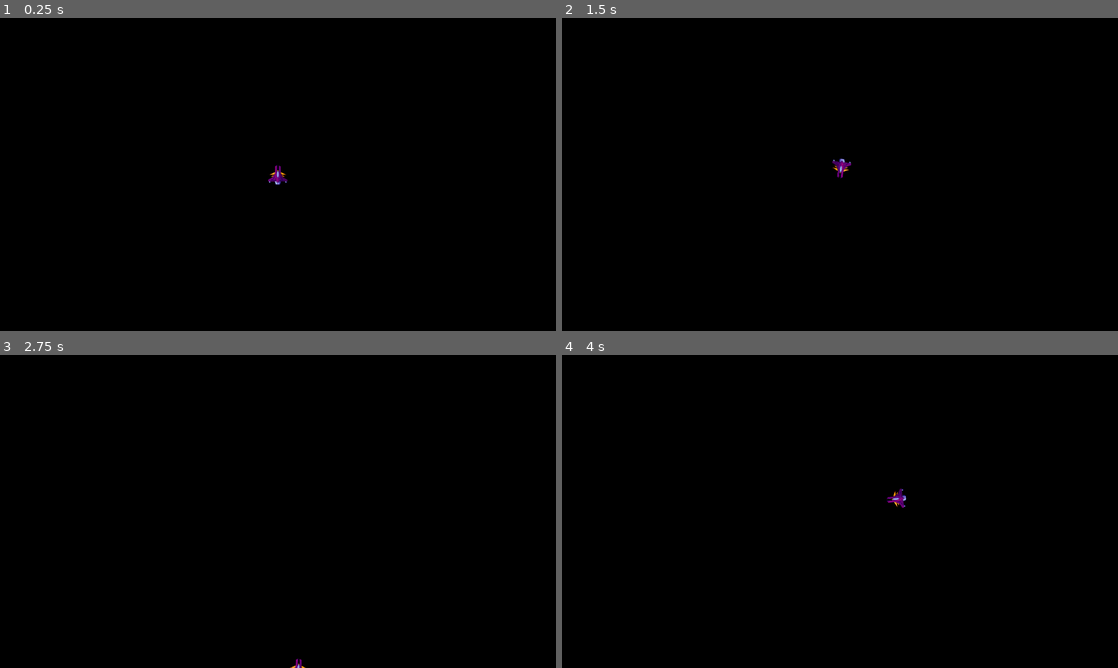
Above: before the commit, frames 1-4 (two rows, left to right).
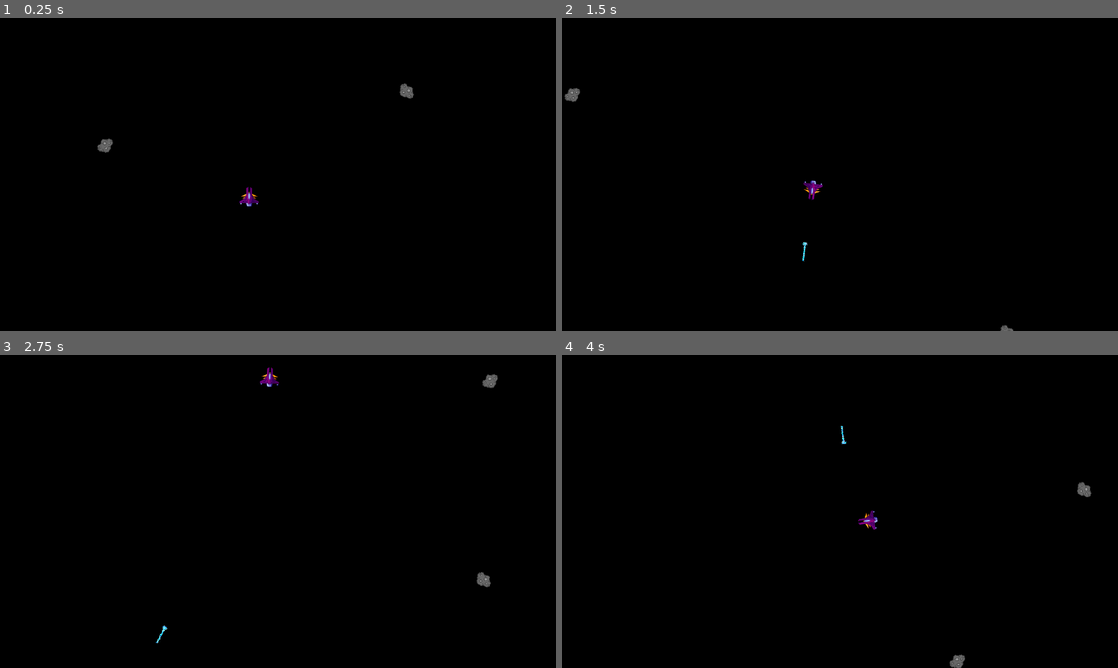
Above: after the commit, the same moments.

Repository: aellejann-cmyk/gamee-for-resaerch
Game: Godot game, scene res://scenes/game.tscn
Same seed, same stepped clock (60 frames per second), same inputs: the game is played once before the commit and once after it. Before the commit the project starts from res://scenes/player.tscn.
Inputs (mouse positions are in pixels of both pictures, inside the frame that each line leads up to):
- Up to frame 1 (0.25 s): no input
- Up to frame 2 (1.5 s): move the mouse to (962, 158) at 0.52 s; hold D (rotate_right) 0.53-1.28 s; click (962, 158) at 0.6 s; move the mouse to (728, 190) at 1.27 s; hold S (move_backward) from 1.28 s (still down); click (728, 190) at 1.35 s
- Up to frame 3 (2.75 s): move the mouse to (333, 442) at 2.02 s; release S (move_backward) at 2.03 s; hold D (rotate_right) from 2.03 s (still down); click (333, 442) at 2.1 s
- Up to frame 4 (4 s): move the mouse to (812, 574) at 2.77 s; release D (rotate_right) at 2.78 s; hold W (move_forward) 2.78-3.53 s; click (812, 574) at 2.85 s; move the mouse to (1006, 558) at 3.52 s; hold A (rotate_left) from 3.53 s (still down); click (1006, 558) at 3.6 s

The runs differ from the first frame. In frame 1, 0.4% of the frame differs, in the area x 17-75%, y 20-61%; in frame 2, 0.4%; in frame 3, 0.4%; in frame 4, 0.4%, in the area x 50-96%, y 22-100%.

Commit message:
Added shit

Diff:
--- /dev/null
+++ b/astroid-game-new/Resources/asteroidLargeHitbox.tres
@@ -0,0 +1,4 @@
+[gd_resource type="CircleShape2D" format=3 uid="uid://b2ehgow1vlp7k"]
+
+[resource]
+radius = 199.21848
--- /dev/null
+++ b/astroid-game-new/Resources/asteroidMediumHitbox.tres
@@ -0,0 +1,4 @@
+[gd_resource type="CircleShape2D" format=3 uid="uid://1md75emyr4ei"]
+
+[resource]
+radius = 138.52075
--- /dev/null
+++ b/astroid-game-new/Resources/asteroidSmallHitbox.tres
@@ -0,0 +1,4 @@
+[gd_resource type="CircleShape2D" format=3 uid="uid://3vvc1e4vgvpy"]
+
+[resource]
+radius = 20.396078
--- a/astroid-game-new/project.godot
+++ b/astroid-game-new/project.godot
@@ -11,7 +11,7 @@
 [application]
 
 config/name="astroid game new"
-run/main_scene="uid://kmikv8k7wdp3"
+run/main_scene="uid://bk1qrimj1ourc"
 config/features=PackedStringArray("4.5", "Forward Plus")
 config/icon="res://icon.svg"
 
@@ -50,6 +50,18 @@
 , Object(InputEventJoypadButton,"resource_local_to_scene":false,"resource_name":"","device":-1,"button_index":2,"pressure":0.0,"pressed":true,"script":null)
 ]
 }
+shoot={
+"deadzone": 0.2,
+"events": [null, Object(InputEventMouseButton,"resource_local_to_scene":false,"resource_name":"","device":-1,"window_id":0,"alt_pressed":false,"shift_pressed":false,"ctrl_pressed":false,"meta_pressed":false,"button_mask":0,"position":Vector2(0, 0),"global_position":Vector2(0, 0),"factor":1.0,"button_index":1,"canceled":false,"pressed":false,"double_click":false,"script":null)
+]
+}
+
+[layer_names]
+
+2d_physics/layer_1="world"
+2d_physics/layer_2="player"
+2d_physics/layer_3="asteroid"
+2d_physics/layer_4="laser"
 
 [rendering]
 
--- a/astroid-game-new/scenes/area_2d.tscn
+++ b/astroid-game-new/scenes/LaserUsed.tscn
@@ -4,13 +4,17 @@
 
 [sub_resource type="GDScript" id="GDScript_svk5y"]
 script/source = "extends Area2D
-@export var speed := 500.0
+@export var speed := 1000.0
 
-var movement_vector := Vector2(0, -1)
+@export var movement_vector := Vector2(0, -1)
 
 func _physics_process(_delta):
-	global_position += movement_vector * speed * _delta
+	global_position += movement_vector.rotated(rotation) * speed * _delta
 
+
+
+func _on_visible_on_screen_notifier_2d_screen_exited() -> void:
+	queue_free() # Replace with function body.
 "
 
 [sub_resource type="CapsuleShape2D" id="CapsuleShape2D_pa2l1"]
@@ -18,14 +22,23 @@
 height = 110.0
 
 [node name="laser" type="Area2D"]
+scale = Vector2(0.4, 0.4)
+collision_layer = 8
+collision_mask = 5
 script = SubResource("GDScript_svk5y")
+speed = 700.0
 
 [node name="Sprite2D" type="Sprite2D" parent="."]
-position = Vector2(141.99998, 116.999985)
+position = Vector2(-0.70331943, -54.96748)
 rotation = -1.5865043
 scale = Vector2(0.057667017, 0.08226497)
 texture = ExtResource("2_5ieuq")
 
 [node name="CollisionShape2D" type="CollisionShape2D" parent="."]
-position = Vector2(139, 119)
+position = Vector2(-1.0000114, -56.00002)
 shape = SubResource("CapsuleShape2D_pa2l1")
+
+[node name="VisibleOnScreenNotifier2D" type="VisibleOnScreenNotifier2D" parent="."]
+scale = Vector2(0.5, 0.5)
+
+[connection signal="screen_exited" from="VisibleOnScreenNotifier2D" to="." method="_on_visible_on_screen_notifier_2d_screen_exited"]
--- /dev/null
+++ b/astroid-game-new/scenes/asteroid.tscn
@@ -0,0 +1,22 @@
+[gd_scene load_steps=4 format=3 uid="uid://bmg1a85vnghuf"]
+
+[ext_resource type="Script" uid="uid://bvh76kjs6xwjk" path="res://script/asteroid_large.gd" id="1_8xjg5"]
+[ext_resource type="Texture2D" uid="uid://3hwr4f1uunq6" path="res://PlaceHolder/asteroid.png" id="2_t4se3"]
+[ext_resource type="Shape2D" uid="uid://3vvc1e4vgvpy" path="res://Resources/asteroidSmallHitbox.tres" id="3_pnq5b"]
+
+[node name="Asteroid" type="Area2D"]
+script = ExtResource("1_8xjg5")
+size = 2
+
+[node name="Sprite2D" type="Sprite2D" parent="."]
+scale = Vector2(0.08, 0.08)
+texture = ExtResource("2_t4se3")
+
+[node name="VisibleOnScreenNotifier2D" type="VisibleOnScreenNotifier2D" parent="."]
+scale = Vector2(0.11940894, 0.14987916)
+
+[node name="CollisionShape2D" type="CollisionShape2D" parent="."]
+visible = false
+shape = ExtResource("3_pnq5b")
+
+[connection signal="screen_exited" from="VisibleOnScreenNotifier2D" to="." method="_on_visible_on_screen_notifier_2d_screen_exited"]
--- a/astroid-game-new/scenes/game.tscn
+++ b/astroid-game-new/scenes/game.tscn
@@ -1,13 +1,23 @@
-[gd_scene load_steps=3 format=3 uid="uid://bk1qrimj1ourc"]
+[gd_scene load_steps=4 format=3 uid="uid://bk1qrimj1ourc"]
 
 [ext_resource type="PackedScene" uid="uid://kmikv8k7wdp3" path="res://scenes/player.tscn" id="1_uwrxv"]
-[ext_resource type="PackedScene" uid="uid://co8adpg17ce4u" path="res://script/scripts/area_2d.tscn" id="2_lnu2h"]
+[ext_resource type="Script" uid="uid://wkh7aqywprj3" path="res://script/game.gd" id="1_yqjtg"]
+[ext_resource type="PackedScene" uid="uid://bmg1a85vnghuf" path="res://scenes/asteroid.tscn" id="3_lnu2h"]
 
 [node name="game" type="Node2D"]
-position = Vector2(-1, 0)
+position = Vector2(2, 7)
+script = ExtResource("1_yqjtg")
 
 [node name="player" parent="." instance=ExtResource("1_uwrxv")]
 position = Vector2(575, 408)
 
-[node name="Area2D" parent="." instance=ExtResource("2_lnu2h")]
-position = Vector2(-33, 196)
+[node name="Camera2D" type="Camera2D" parent="."]
+position = Vector2(641, 358)
+
+[node name="Laser" type="Node" parent="."]
+
+[node name="Asteroid" parent="." instance=ExtResource("3_lnu2h")]
+position = Vector2(287, 314)
+
+[node name="Asteroid2" parent="." instance=ExtResource("3_lnu2h")]
+position = Vector2(920, 208)
--- a/astroid-game-new/scenes/laser.tscn
+++ b/astroid-game-new/scenes/laser.tscn
@@ -1,7 +1,8 @@
 [gd_scene load_steps=4 format=3 uid="uid://dgwpyfxdogs53"]
 
-[ext_resource type="Script" uid="uid://cy7nx71jk1t3o" path="res://scenes/player.gd" id="1_a7dhc"]
+[ext_resource type="Script" uid="uid://cy7nx71jk1t3o" path="res://script/player.gd" id="1_a7dhc"]
 [ext_resource type="Texture2D" uid="uid://c43lfgaitppye" path="res://toppng.com-laser-beam-pixel-art-1901x351.png" id="1_xmihv"]
+
 
 [sub_resource type="CapsuleShape2D" id="CapsuleShape2D_a7dhc"]
 radius = 0.999897
--- a/astroid-game-new/scenes/player.tscn
+++ b/astroid-game-new/scenes/player.tscn
@@ -1,13 +1,14 @@
-[gd_scene load_steps=4 format=3 uid="uid://kmikv8k7wdp3"]
+[gd_scene load_steps=5 format=3 uid="uid://kmikv8k7wdp3"]
 
-[ext_resource type="Script" uid="uid://cy7nx71jk1t3o" path="res://scenes/player.gd" id="1_g2els"]
+[ext_resource type="Script" uid="uid://cy7nx71jk1t3o" path="res://script/player.gd" id="1_g2els"]
 [ext_resource type="Texture2D" uid="uid://dx7o3td4bvj1u" path="res://DurrrSpaceShip.png" id="2_qhqgy"]
+[ext_resource type="Script" uid="uid://c1i5rux67wqfo" path="res://script/muzzles.gd" id="3_qhqgy"]
 
 [sub_resource type="CircleShape2D" id="CircleShape2D_dqkch"]
 radius = 27.294687
 
 [node name="player" type="CharacterBody2D"]
-position = Vector2(640, 360)
+position = Vector2(0, -1)
 script = ExtResource("1_g2els")
 
 [node name="Sprite2D" type="Sprite2D" parent="."]
@@ -17,3 +18,7 @@
 [node name="CollisionShape2D" type="CollisionShape2D" parent="."]
 position = Vector2(0, 12)
 shape = SubResource("CircleShape2D_dqkch")
+
+[node name="muzzles" type="Node2D" parent="."]
+position = Vector2(0, -27)
+script = ExtResource("3_qhqgy")
--- /dev/null
+++ b/astroid-game-new/script/asteroid_large.gd
@@ -0,0 +1,48 @@
+extends Area2D
+@export var speed := 20.0
+enum asteroidSizes {LARGE, MEDIUM, SMALL}
+@onready var sprite = $Sprite2D
+@onready var area = $CollisionShape2D
+@export var size = asteroidSizes.LARGE
+@export var movement_vector := Vector2(0, -1)
+func _ready() -> void:
+	rotation = randf_range(0, 2*PI)
+	match size:
+		asteroidSizes.LARGE:
+			area.shape = preload("res://Resources/asteroidLargeHitbox.tres")
+			speed = randf_range(50, 100)
+			sprite.texture = preload("res://PlaceHolder/asteroid(1).png")
+			sprite.scale = Vector2(0.8, 0.8)
+
+		asteroidSizes.MEDIUM:
+			area.shape = preload("res://Resources/asteroidMediumHitbox.tres")
+			speed = randf_range(100, 150)
+			sprite.texture = preload("res://PlaceHolder/meteorite.png")
+			sprite.scale = Vector2(0.5, 0.5)
+
+		asteroidSizes.SMALL:
+			area.shape = preload("res://Resources/asteroidSmallHitbox.tres")
+			speed = randf_range(150, 200)
+			sprite.texture = preload("res://PlaceHolder/asteroid.png")
+			sprite.scale = Vector2(0.08, 0.08)
+
+
+func _physics_process(_delta):
+	global_position += movement_vector.rotated(rotation) * speed * _delta
+	var radius = area.shape.radius
+	var screen_size = get_viewport_rect().size
+	if global_position.y+radius < 0:
+		global_position.y = screen_size.y+radius
+	elif global_position.y-radius > screen_size.y:
+		global_position.y = -radius
+	if global_position.x+radius < 0:
+		global_position.x = screen_size.x+radius
+	elif global_position.x-radius > screen_size.x:
+		global_position.x = -radius
+
+
+#
+#func _on_visible_on_screen_notifier_2d_screen_exited() -> void:
+	#await get_tree().create_timer(3).timeout
+	#queue_free()
+	#
--- /dev/null
+++ b/astroid-game-new/script/game.gd
@@ -0,0 +1,10 @@
+extends Node2D
+
+@onready var lasers = $Laser
+@onready var player = $player
+
+func _ready():
+	player.connect("laser_shot", firing)
+
+func firing(laser):
+	lasers.add_child(laser)
--- /dev/null
+++ b/astroid-game-new/script/muzzles.gd
@@ -0,0 +1,11 @@
+extends Node2D
+
+
+# Called when the node enters the scene tree for the first time.
+func _ready() -> void:
+	pass # Replace with function body.
+
+
+# Called every frame. 'delta' is the elapsed time since the previous frame.
+func _process(delta: float) -> void:
+	pass
--- a/astroid-game-new/scenes/player.gd
+++ b/astroid-game-new/script/player.gd
@@ -1,8 +1,20 @@
 extends CharacterBody2D
+
+signal laser_shot(laser)
 
 @export var acceleration := 10.0
 @export var max_speed := 350.0
 @export var rotation_speed := 250.0
+var can_shoot = true
+@onready var muzzle = $muzzles
+
+var laser_scene = preload("res://scenes/LaserUsed.tscn")
+
+func _process(delta: float) -> void:
+
+	if Input.is_action_just_pressed("shoot"):
+		shoot_laser()
+
 func _physics_process(_delta):
 	var input_vector := Vector2(0, Input.get_axis("move_forward", "move_backward"))
 
@@ -31,3 +43,14 @@
 		global_position.x = screen_size.x
 	elif global_position.x > screen_size.x:
 		global_position.x = 0
+
+func shoot_laser():
+	if can_shoot == true:
+		var l = laser_scene.instantiate()
+		l.global_position = muzzle.global_position
+		l.rotation = rotation
+		emit_signal("laser_shot", l)
+		print("FIRING")
+		can_shoot = false
+		await get_tree().create_timer(0.2).timeout
+		can_shoot = true
--- a/astroid-game-new/script/scripts/area_2d.tscn
+++ b/astroid-game-new/script/scripts/Laserdeprecated.tscn
@@ -7,15 +7,17 @@
 radius = 18.0
 height = 176.0
 
-[node name="Area2D" type="Area2D"]
+[node name="Laser" type="Area2D"]
+position = Vector2(-6, 0)
+scale = Vector2(0.46623182, 0.46623182)
 script = ExtResource("1_so37q")
 
 [node name="CollisionShape2D" type="CollisionShape2D" parent="."]
-position = Vector2(502.83313, 244.33484)
+position = Vector2(0.8331299, -14.665161)
 shape = SubResource("CapsuleShape2D_b7eu8")
 
 [node name="Sprite2D" type="Sprite2D" parent="."]
-position = Vector2(503.93454, 260.79294)
+position = Vector2(1.9346008, 1.7929382)
 rotation = -1.5865043
 scale = Vector2(0.09698476, 0.2250224)
 texture = ExtResource("2_6jk1t")
--- a/astroid-game-new/script/scripts/area_2d.gd
+++ b/astroid-game-new/script/scripts/area_2d.gd
@@ -5,4 +5,4 @@
 var movement_vector := Vector2(0, -1)
 
 func _physics_process(_delta):
-	global_position += movement_vector * speed * _delta
+	global_position += movement_vector.rotated(rotation) * speed * _delta
Binary file added: astroid-game-new/PlaceHolder/asteroid(1).png
Not shown, added: astroid-game-new/PlaceHolder/asteroid(1).png.import
Binary file added: astroid-game-new/PlaceHolder/asteroid.png
Not shown, added: astroid-game-new/PlaceHolder/asteroid.png.import
Binary file added: astroid-game-new/PlaceHolder/meteorite.png
Not shown, added: astroid-game-new/PlaceHolder/meteorite.png.import
Not shown, added: astroid-game-new/script/asteroid_large.gd.uid
Not shown, added: astroid-game-new/script/game.gd.uid
Not shown, added: astroid-game-new/script/muzzles.gd.uid
Renamed: astroid-game-new/scenes/player.gd.uid -> astroid-game-new/script/player.gd.uid
